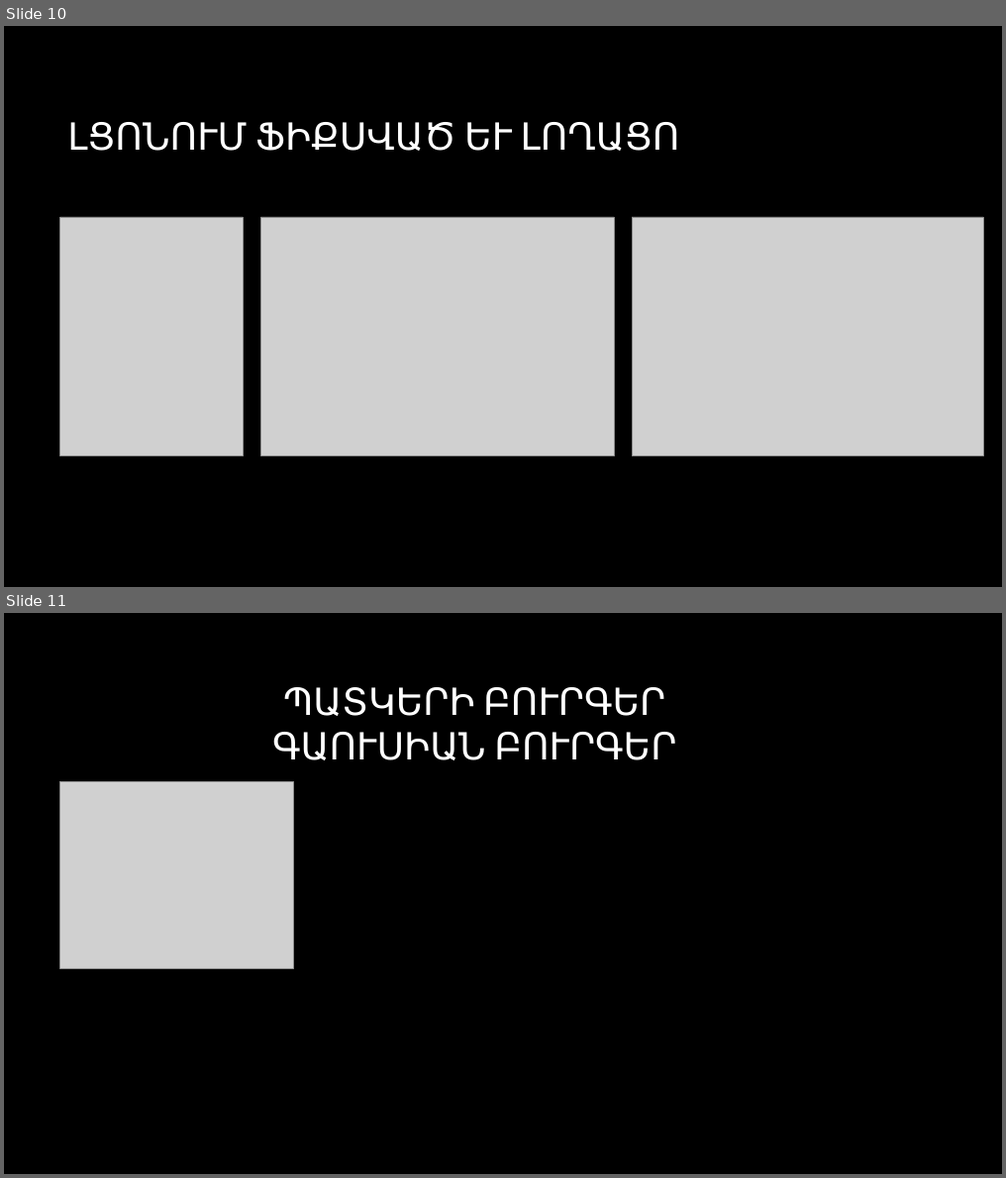
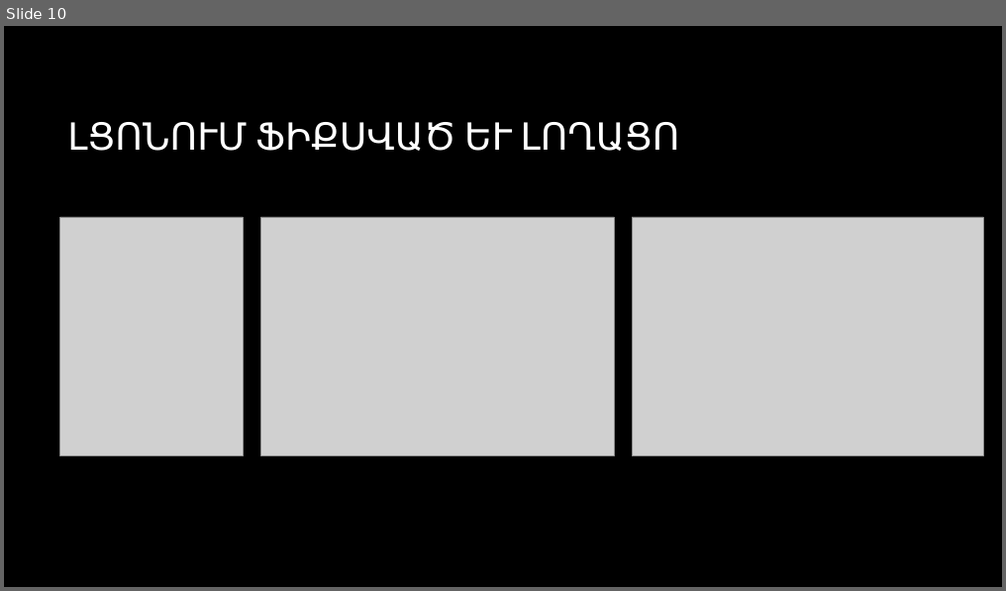
Before and after one commit to CGevorg/OpenKrypton, a slide deck: presentation/Presentation.pptx. Shown one above the other, each under a label of ours: slides 10 and 11 before the commit, slide 10 after it. The pictures are 1006x1178 and 1006x591 pixels, drawn with LibreOffice and Linux fonts; fonts in the diff are those of the drawing; grey boxes stand for pictures; background and template pictures are left out. Boxes give left, top, right and bottom in pixels: in the first picture for what was removed or moved away, otherwise in the second. Text is boxed around its words. In the diff, an @@ line names an element or a change of style, - is before the commit and + after.

```diff
--- a/presentation/Presentation.pptx
+++ b/presentation/Presentation.pptx
@@ slide 11 removed at (x1=4, y1=613, x2=1002, y2=1174), background picture (left out) @@
@@ title removed at (x1=272, y1=687, x2=676, y2=761) @@
-ՊԱՏԿԵՐԻ ԲՈՒՐԳԵՐ
-ԳԱՈՒՍԻԱՆ ԲՈՒՐԳԵՐ
@@ picture removed at (x1=60, y1=782, x2=293, y2=968) @@
```
Also in this commit, not shown: 8 slides changed, 2 slides added, 7 other slides removed.
